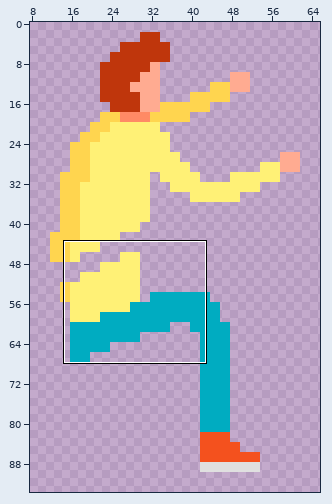
Sprite sheet -- behind-the-hydras-eyes/Visual Assets/New Assets/Office Scene Assets/Character/Alex.png. Above: a wide view before the commit, with the close-up outlined.
Close-up. Earlier state:
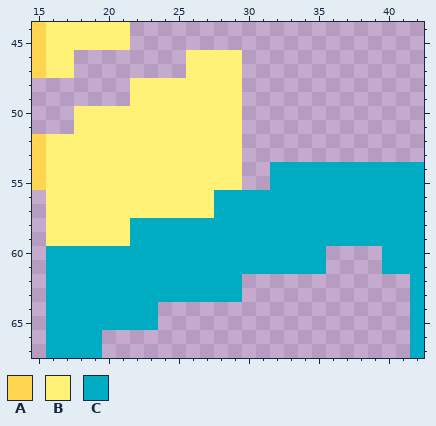
The file is 75x100 pixels. Shown: x 15..42, y 44..67. The wide view leaves out empty margins.
Palette (. is transparent): A #ffd54f  B #fff176  C #00acc1
Pixels before, first column x 15:
44 ABBBBBB.....................
45 ABBBBBB.....................
46 ABB........BBBB.............
47 ABB........BBBB.............
48 .......BBBBBBBB.............
49 .......BBBBBBBB.............
50 ...BBBBBBBBBBBB.............
51 ...BBBBBBBBBBBB.............
52 ABBBBBBBBBBBBBB.............
53 ABBBBBBBBBBBBBB.............
54 ABBBBBBBBBBBBBB..CCCCCCCCCCC
55 ABBBBBBBBBBBBBB..CCCCCCCCCCC
56 .BBBBBBBBBBBBCCCCCCCCCCCCCCC
57 .BBBBBBBBBBBBCCCCCCCCCCCCCCC
58 .BBBBBBCCCCCCCCCCCCCCCCCCCCC
59 .BBBBBBCCCCCCCCCCCCCCCCCCCCC
60 .CCCCCCCCCCCCCCCCCCCC....CCC
61 .CCCCCCCCCCCCCCCCCCCC....CCC
62 .CCCCCCCCCCCCCC............C
63 .CCCCCCCCCCCCCC............C
64 .CCCCCCCC..................C
65 .CCCCCCCC..................C
66 .CCCC......................C
67 .CCCC......................C
Once edited:
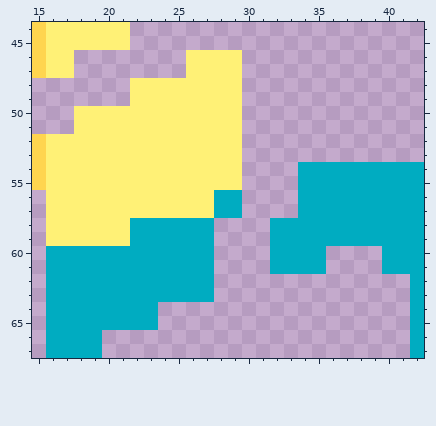
Changes in this commit:
Changed rows in their new state; - is an unchanged pixel.
first column x 28:
54 ----..
55 ----..
56 --....
57 --....
58 ....--
59 ....--
60 ....--
61 ....--
62 ..----
63 ..----
